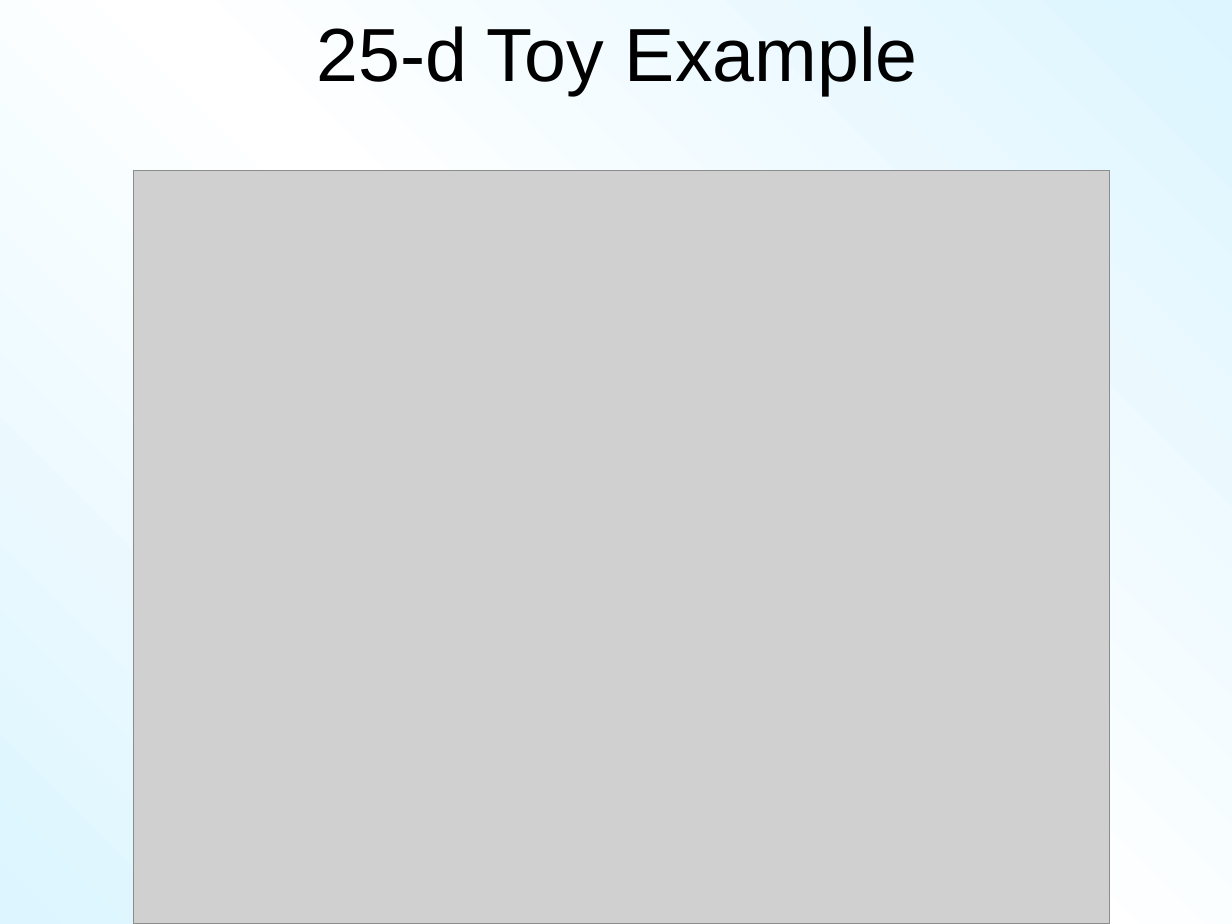
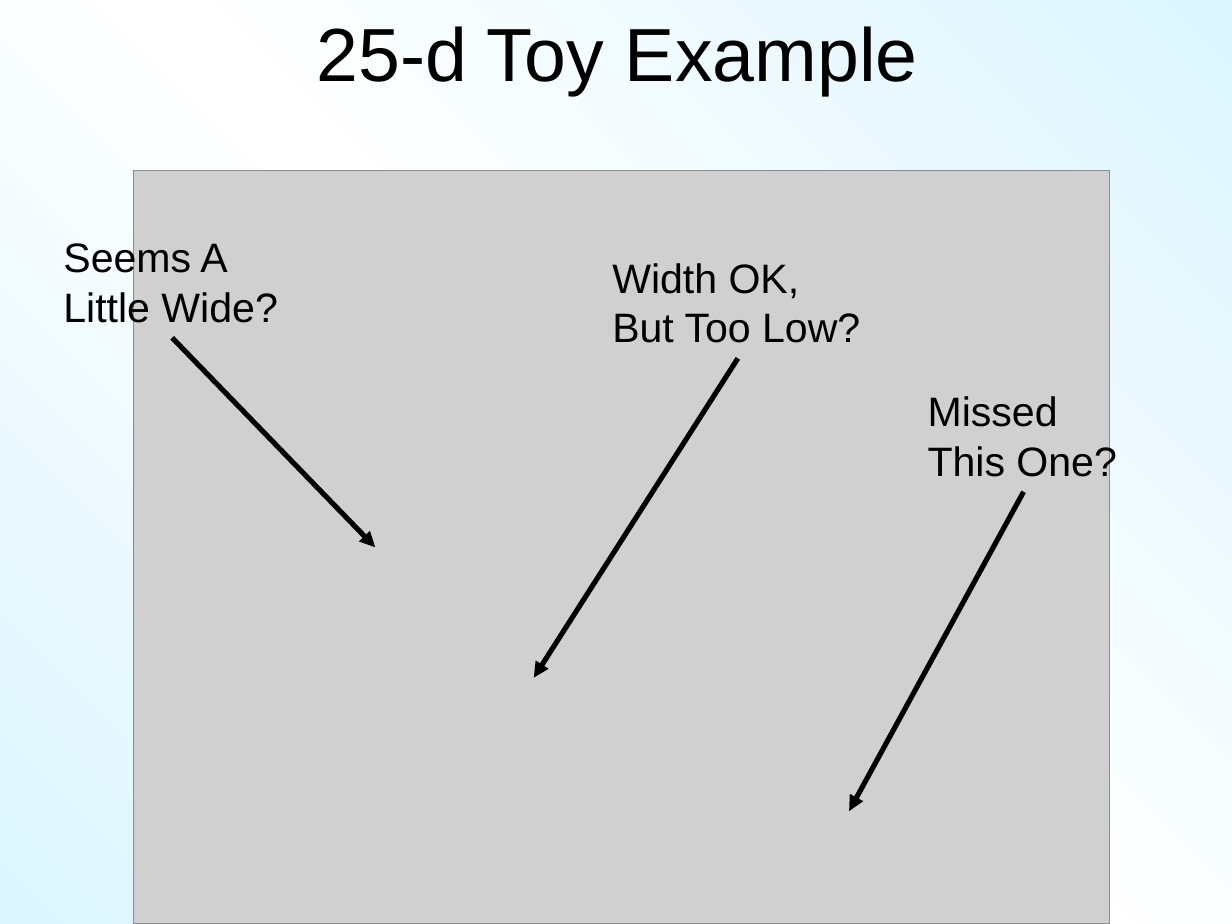
Before and after one commit to hamiltonw/HiDimKDE, a slide deck: slide 62 of HidKDE1.pptx. Drawn at 1232x924 pixels with LibreOffice and Linux fonts; fonts in the diff are those of the drawing; grey boxes stand for pictures. Boxes give left, top, right and bottom in pixels: in the first picture for what was removed or moved away, otherwise in the second. Text is boxed around its words. In the diff, an @@ line names an element or a change of style, - is before the commit and + after.

```diff
--- a/HidKDE1.pptx
+++ b/HidKDE1.pptx
@@ text added at (63, 240, 277, 330), 24 pt, text #000000 @@
+Seems A
+Little Wide?
@@ text added at (612, 263, 860, 343), 24 pt, text #000000 @@
+Width OK,
+But Too Low?
@@ arrow added from (172, 338) to (376, 547), #000000 3 pt @@
@@ arrow added from (738, 359) to (533, 678), #000000 3 pt @@
@@ text added at (928, 396, 1116, 484), 24 pt, text #000000 @@
+Missed
+This One?
@@ arrow added from (1024, 492) to (849, 811), #000000 3 pt @@
```
Also in this commit, not shown: 2 other slides changed, 1 other file.
